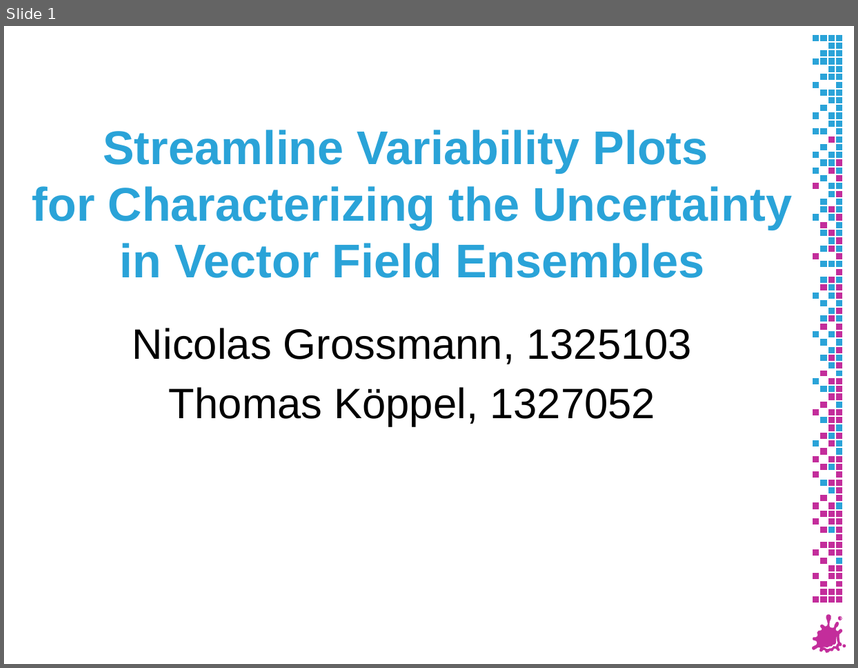
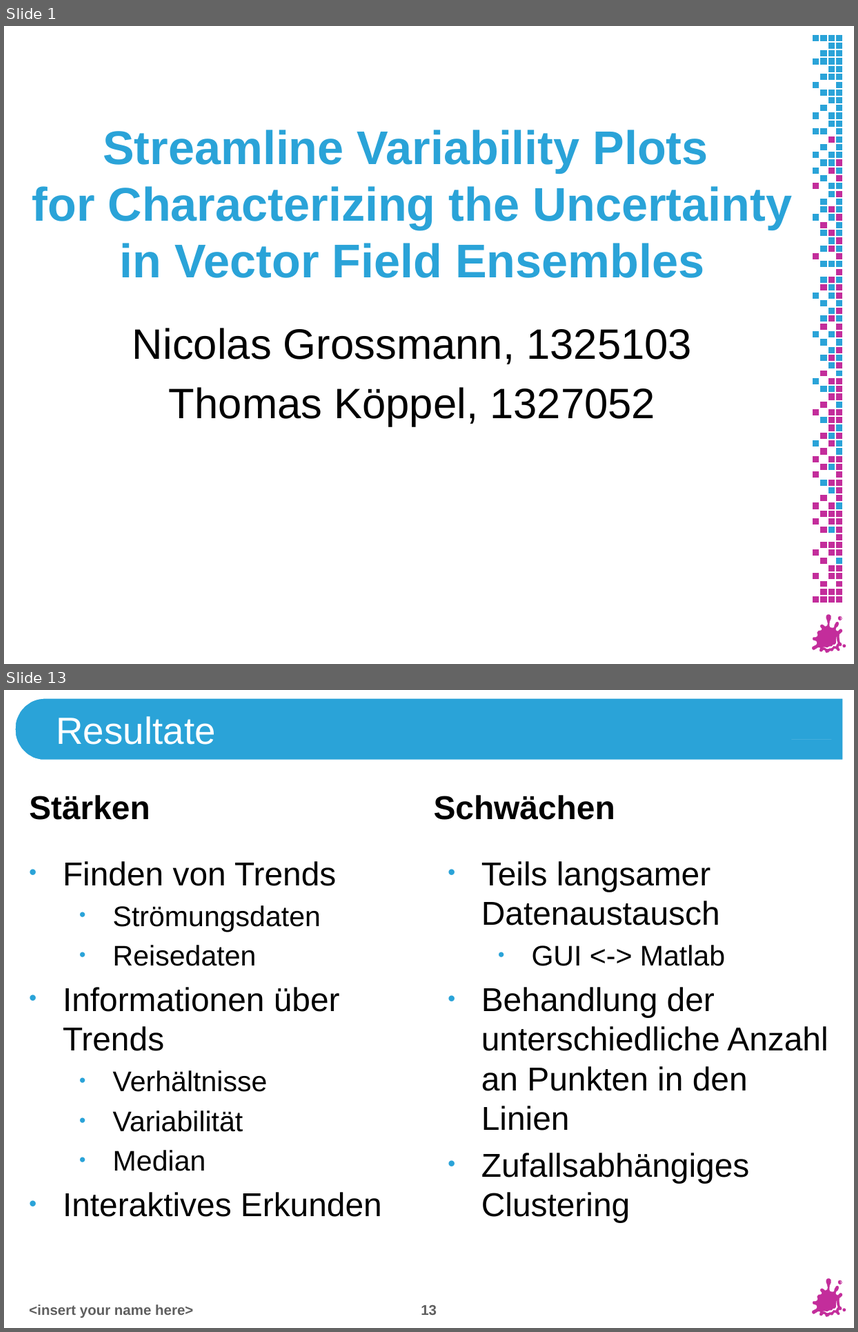
Before and after one commit to e1325103/SVP, a slide deck: Presentation/Presentation186.pptx. Shown one above the other, each under a label of ours: slide 1 before the commit, slides 1 and 13 after it; the slides between them are not shown. The pictures are 858x668 and 858x1332 pixels, drawn with LibreOffice and Linux fonts; fonts in the diff are those of the drawing; background and template pictures are left out. Boxes give left, top, right and bottom in pixels: in the first picture for what was removed or moved away, otherwise in the second. Text is boxed around its words. In the diff, an @@ line names an element or a change of style, - is before the commit and + after.

```diff
--- a/Presentation/Presentation186.pptx
+++ b/Presentation/Presentation186.pptx
@@ slide 13 added at [4,690,854,1328], background #FFFFFF; not listed: 8 template elements that a slide beside it also shows @@
@@ freeform shape added at [15,698,844,760], fill #2AA3D8, outline #FFFFFF 1.25 pt @@
@@ title added at [56,716,215,745], 32 pt, text #FFFFFF @@
+Resultate
@@ freeform shape added at [791,739,831,739], fill #FFFFFF @@
@@ text added at [29,795,150,820], 28 pt, text #000000, bold @@
+Stärken
@@ text added at [434,795,615,820], 28 pt, text #000000, bold @@
+Schwächen
@@ text added at [63,861,382,1216], 28 pt, text #000000 @@
+• Finden von Trends
+  • Strömungsdaten
+  • Reisedaten
+• Informationen über Trends
+  • Verhältnisse
+  • Variabilität
+  • Median
+• Interaktives Erkunden
@@ text added at [481,861,828,1222], 28 pt, text #000000 @@
+• Teils langsamer Datenaustausch
+  • GUI <-> Matlab
+• Behandlung der unterschiedliche Anzahl an Punkten in den Linien
+• Zufallsabhängiges Clustering
@@ text added at [29,1304,193,1317], 12 pt, text #5F5F5F, bold @@
+<insert your name here>
@@ page number added at [421,1304,437,1314], 12 pt, text #5F5F5F, bold @@
+13
```
Also in this commit, not shown: 5 slides changed, 6 other slides added, 6 other files.
